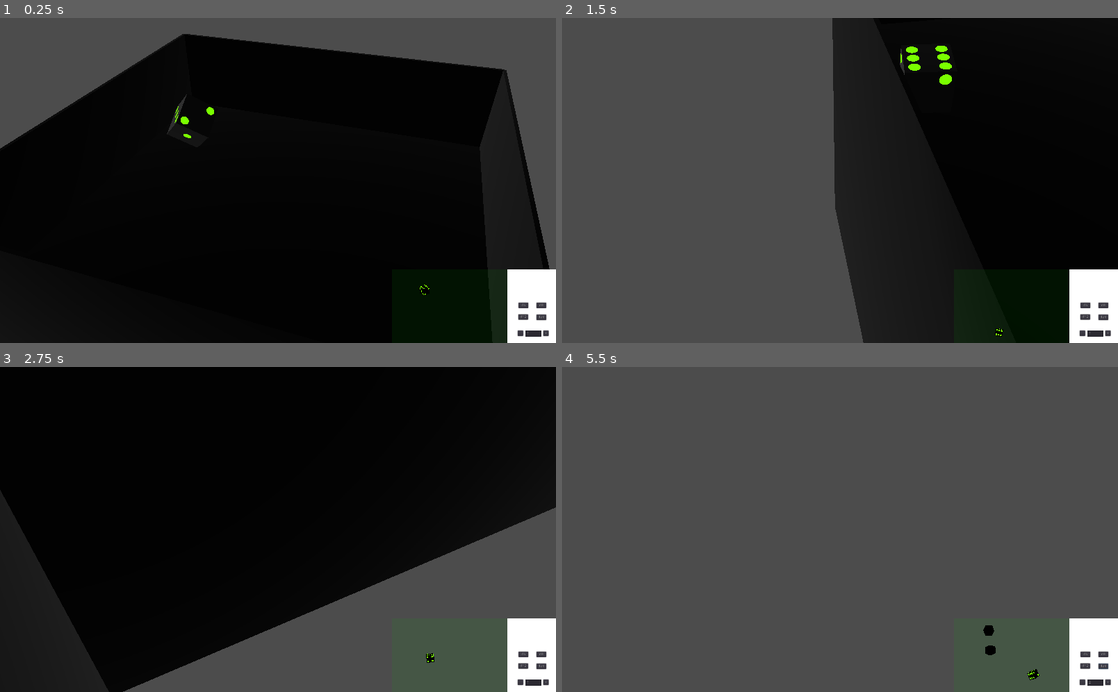
Above: before the commit, frames 1-4 (two rows, left to right).
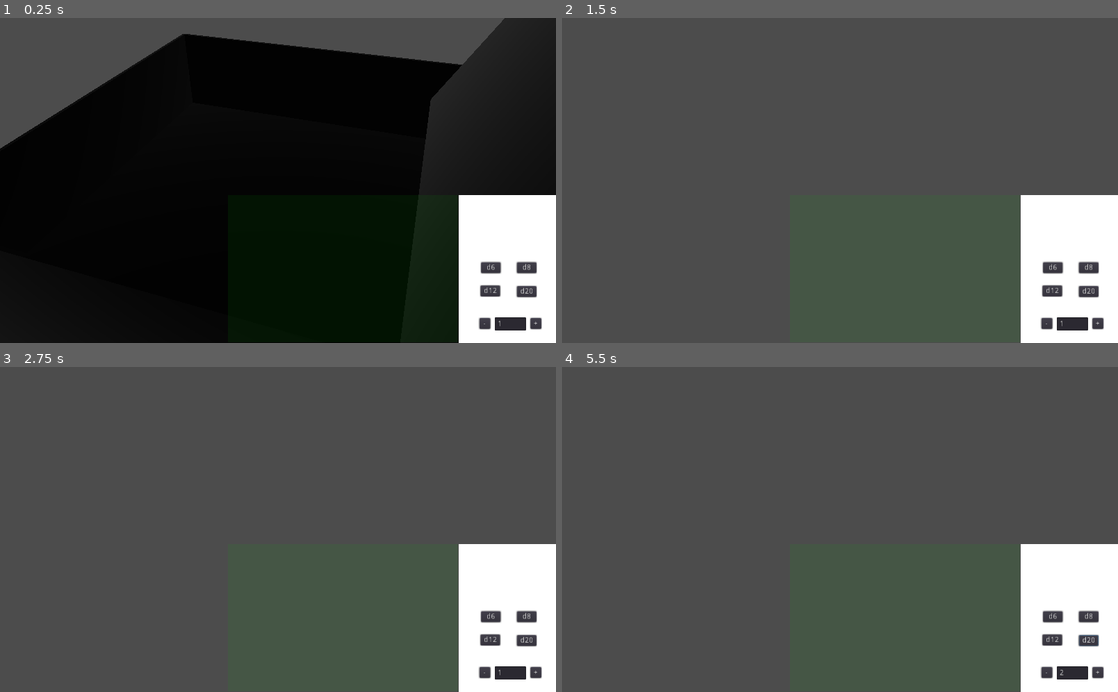
Above: after the commit, the same moments.

Repository: timjklein36/godot-3d-dice
Game: Godot game, scene res://Test.tscn
Two runs of this game, one before a commit and one after it. Both use one fixed random seed, a clock stepped at 60 frames per second and the inputs below. The project has no main scene, so this scene is started directly.
Inputs (mouse positions are in pixels of both pictures, inside the frame that each line leads up to):
- Up to frame 1 (0.25 s): no input
- Up to frame 2 (1.5 s): tap Enter at 0.5 s; move the mouse to (962, 164) at 0.52 s; hold Right (ui_right) 0.53-1.28 s; tap 1 at 0.6 s; tap Space (ui_select) at 0.77 s; move the mouse to (812, 180) at 1.27 s; hold Up (ui_up) from 1.28 s (still down); tap 2 at 1.35 s
- Up to frame 3 (2.75 s): keep holding Up (ui_up); tap Space (ui_select) at 1.52 s; move the mouse to (289, 523) at 2.02 s; tap 3 at 2.1 s
- Up to frame 4 (5.5 s): move the mouse to (834, 536) at 2.77 s; tap 4 at 2.85 s; tap Space (ui_select) at 3.02, 3.77, 5.27 s; move the mouse to (878, 532) at 3.52 s; tap Backspace at 3.6 s; release Up (ui_up) at 4.25 s; click "+" at 4.25 s; move the mouse to (795, 526) at 5.02 s; hold Up (ui_up) from 5.03 s (still down); tap 1 at 5.1 s

The runs differ from the first frame. In frame 1, 15% of the frame differs, in the area x 30-100%, y 0-100%; in frame 2, 49%; in frame 3, 84%, in the area x 0-100%, y 0-100%; in frame 4, 6.6%.

Commit message:
[-] Change back to default window size, speed up engine

Diff:
--- a/Test.gd
+++ b/Test.gd
@@ -46,8 +46,8 @@
 
 
 func _ready():
-    # Engine.time_scale = 100
-    # Engine.iterations_per_second = 360
+    Engine.time_scale = 100
+    Engine.iterations_per_second = 360
 
     get_tree().set_script(main_script)
     for die_name in record:
--- a/Test.tscn
+++ b/Test.tscn
@@ -240,10 +240,10 @@
 
 [node name="ColorRect" type="ColorRect" parent="Control"]
 material = SubResource( 9 )
-margin_left = 1445.0
-margin_top = 927.0
-margin_right = 1868.0
-margin_bottom = 1199.0
+margin_left = 420.0
+margin_top = 327.0
+margin_right = 843.0
+margin_bottom = 599.0
 grow_horizontal = 2
 grow_vertical = 2
 size_flags_horizontal = 3
@@ -254,10 +254,10 @@
 }
 
 [node name="ViewportContainer" type="ViewportContainer" parent="Control"]
-margin_left = 1445.0
-margin_top = 927.0
-margin_right = 1868.0
-margin_bottom = 1199.0
+margin_left = 420.0
+margin_top = 327.0
+margin_right = 843.0
+margin_bottom = 599.0
 __meta__ = {
 "_edit_use_anchors_": false
 }
--- a/project.godot
+++ b/project.godot
@@ -12,11 +12,6 @@
 
 config/name="dice"
 config/icon="res://icon.png"
-
-[display]
-
-window/size/width=2048
-window/size/height=1200
 
 [input]
 
Not shown: 6 places in Test.tscn that only renumber resources
